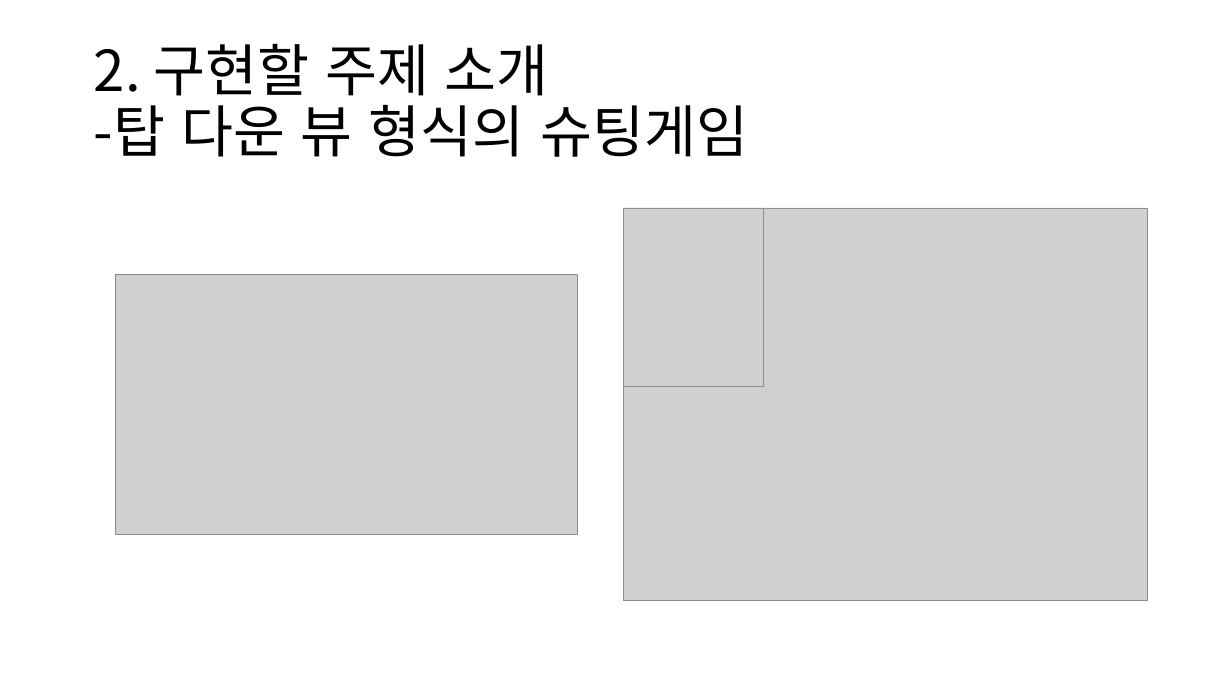
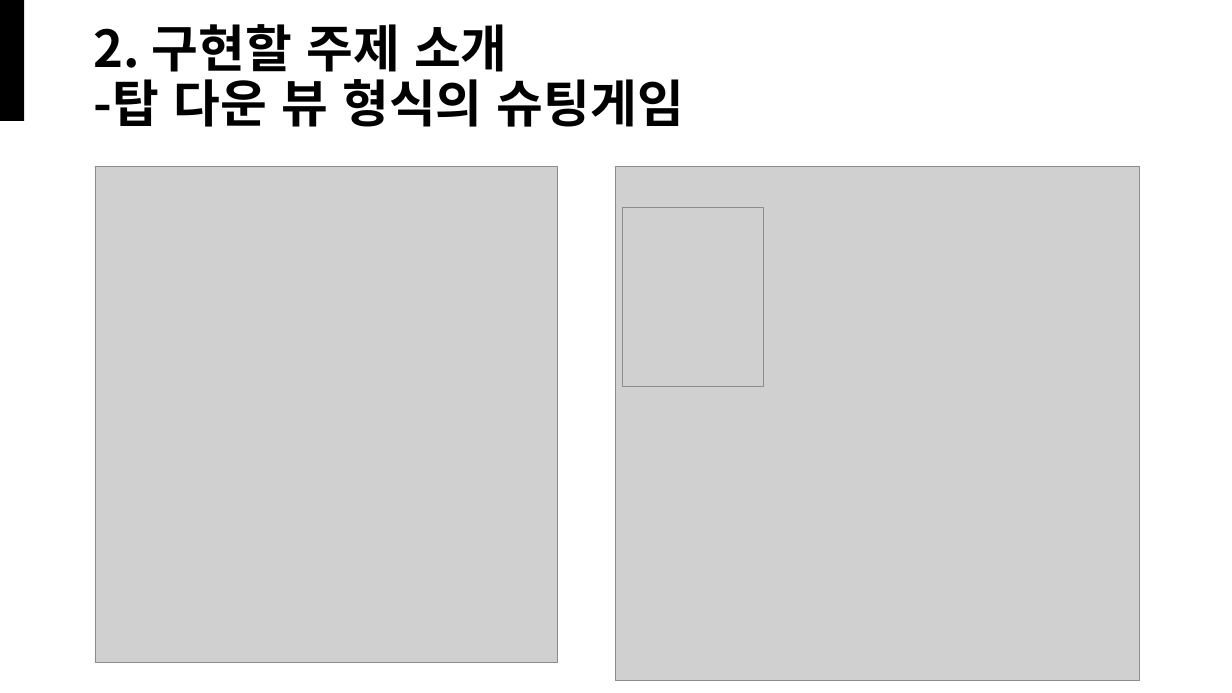
Before and after one commit to AKUMAKUgames/unityProTest, a slide deck: slide 2 of 발표자료 초안.pptx. Drawn at 1232x693 pixels with LibreOffice and Linux fonts; fonts in the diff are those of the drawing; grey boxes stand for pictures. Boxes give left, top, right and bottom in pixels: in the first picture for what was removed or moved away, otherwise in the second. Text is boxed around its words. In the diff, an @@ line names an element or a change of style, - is before the commit and + after.

```diff
--- a/발표자료 초안.pptx
+++ b/발표자료 초안.pptx
@@ rectangle added at (0,0,24,121), fill #000000 @@
@@ title "2. 구현할 주제 소개 -탑 ..." at (94,24,684,127): size 44 to 39.6 pt, bold on @@
@@ picture: place and size @@
-picture at (116,274,578,534)
+picture at (95,166,557,663)
@@ picture: place and size @@
-picture at (624,208,1148,601)
+picture at (616,167,1140,681)
```
Also in this commit, not shown: 2 other slides changed, 1 slide added.
